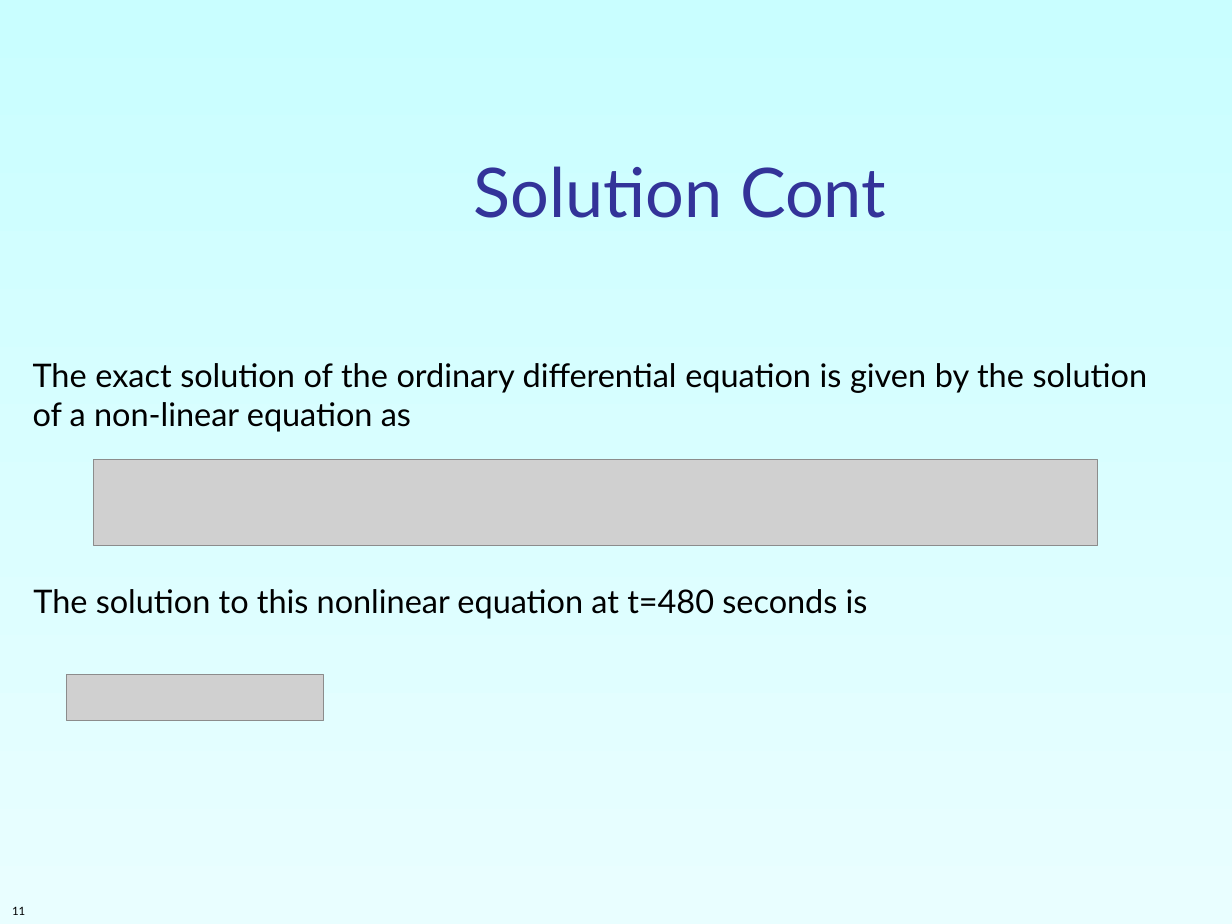
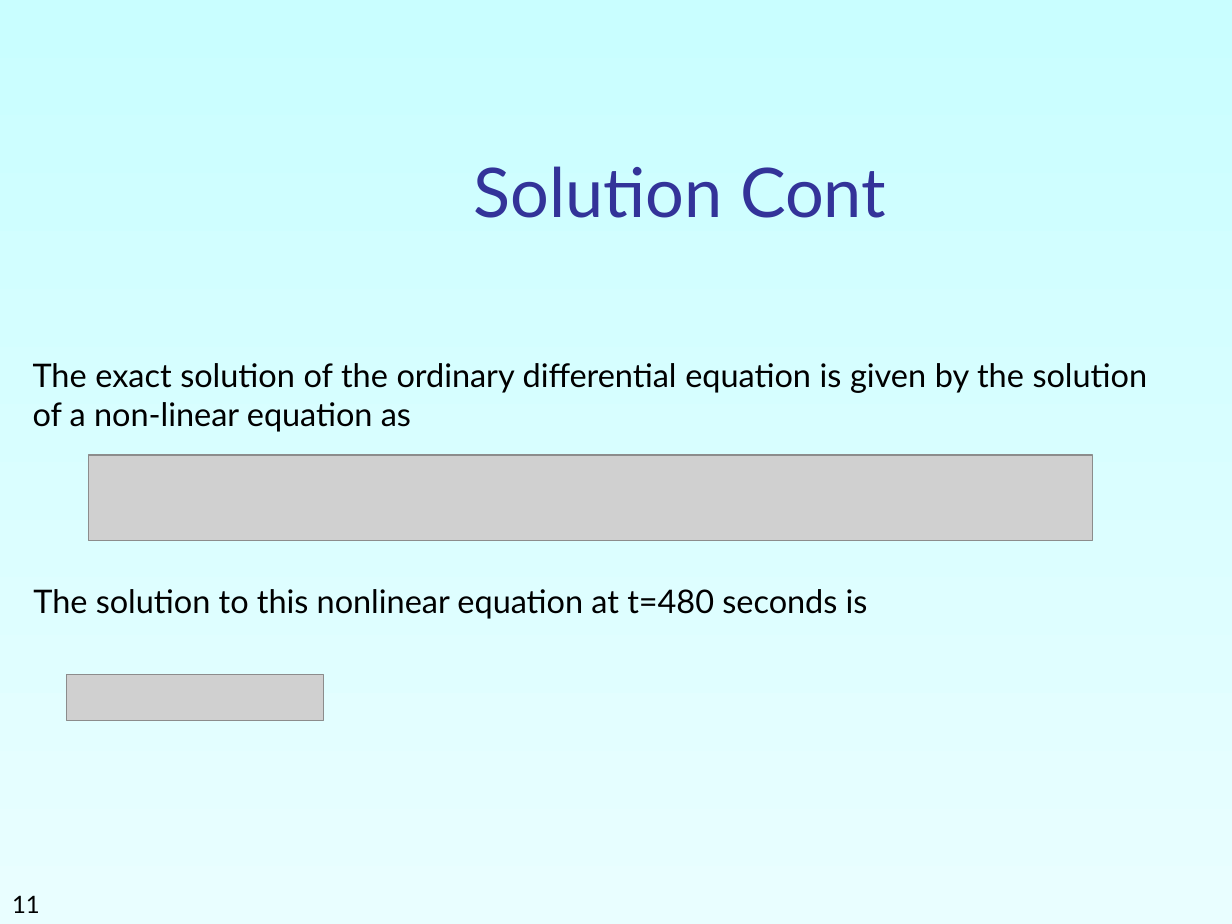
Before and after one commit to RashikRahman/3.2_Notes, a slide deck: slide 11 of CSE_313_Numerical Methods/slides/Week_9-10_Ordinary Differential Equations/2_Runge-Kutta 2nd order Method.ppt. Drawn at 1232x924 pixels with LibreOffice and Linux fonts; fonts in the diff are those of the drawing; grey boxes stand for pictures. Boxes give left, top, right and bottom in pixels: in the first picture for what was removed or moved away, otherwise in the second. Text is boxed around its words. In the diff, an @@ line names an element or a change of style, - is before the commit and + after.

```diff
--- a/CSE_313_Numerical Methods/slides/Week_9-10_Ordinary Differential Equations/2_Runge-Kutta 2nd order Method.ppt
+++ b/CSE_313_Numerical Methods/slides/Week_9-10_Ordinary Differential Equations/2_Runge-Kutta 2nd order Method.ppt
@@ picture: place and size @@
-picture at (94,460,1098,546)
+picture at (89,455,1093,541)
@@ page number at (12,895,40,913): size 6.7 to 14 pt @@
```
Also in this commit, not shown: 3 other slides changed, 29 other files.
